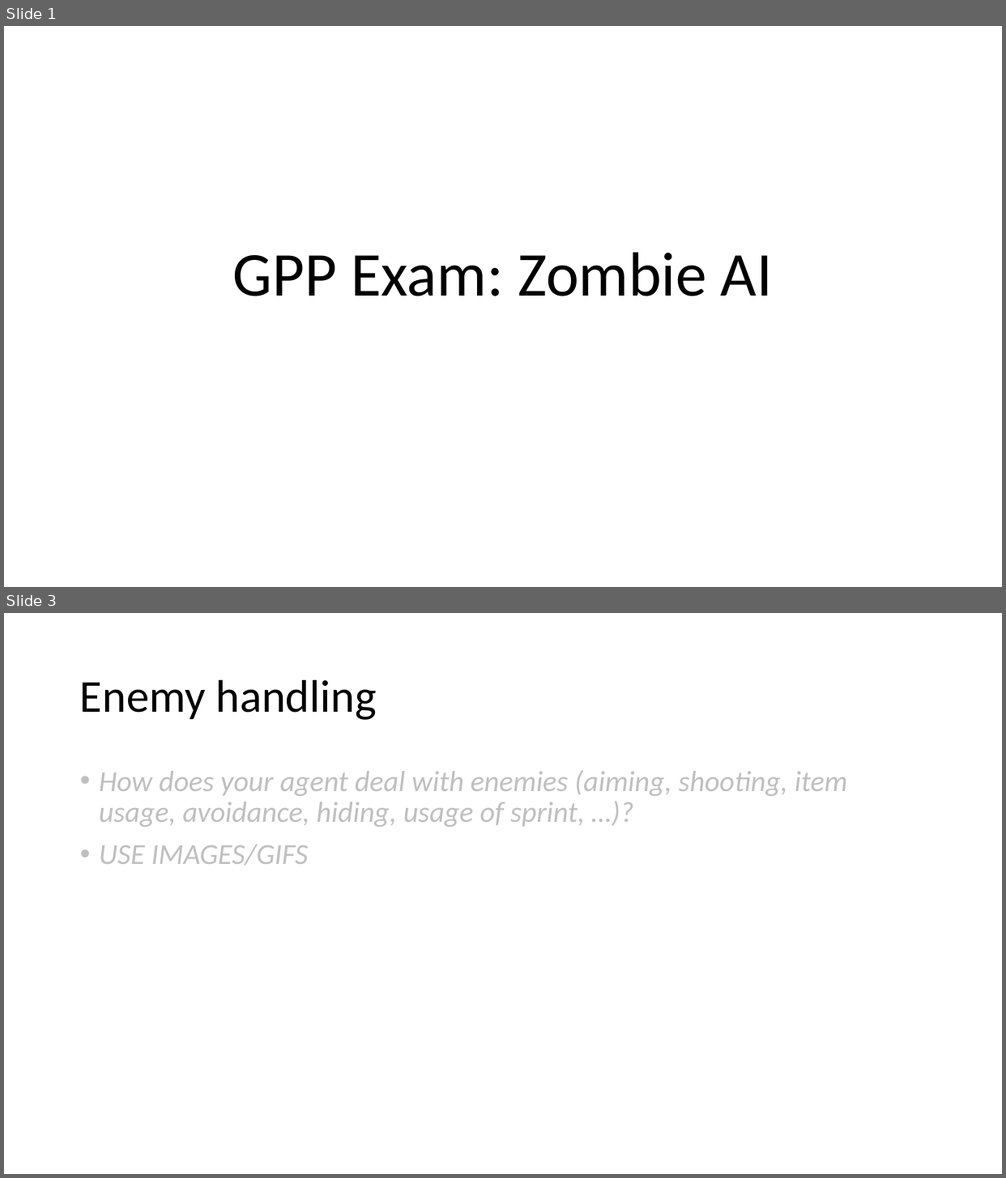
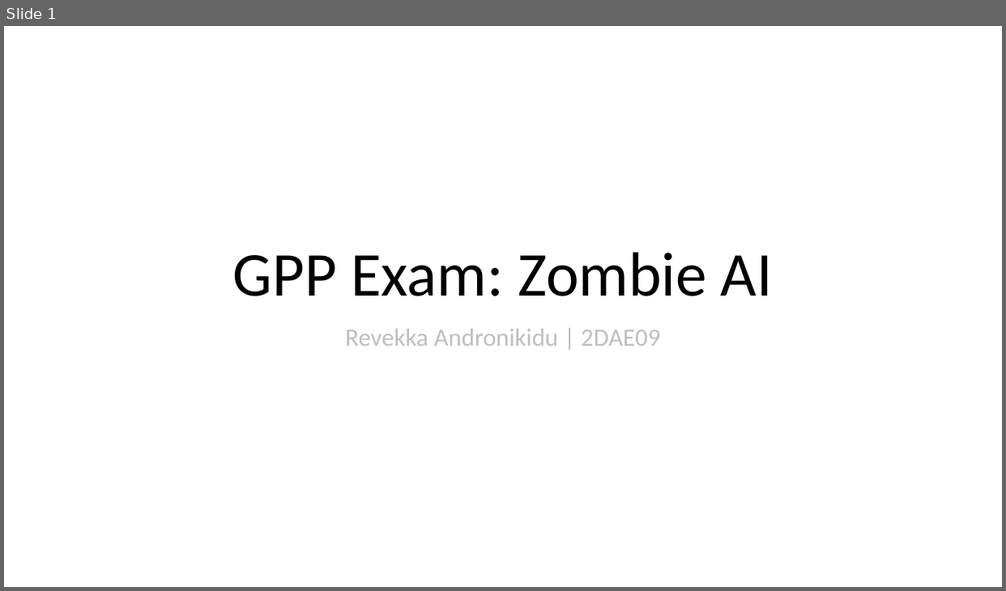
Before and after one commit to revekka-andronikidu/ZombieAISurvivalGame, a slide deck: GPP_ZombieAI_LastNameFirstName_2DAEXX.pptx. Shown one above the other, each under a label of ours: slides 1 and 3 before the commit, slide 1 after it; the slides between them are not shown. The pictures are 1006x1178 and 1006x591 pixels, drawn with LibreOffice and Linux fonts; fonts in the diff are those of the drawing. Boxes give left, top, right and bottom in pixels: in the first picture for what was removed or moved away, otherwise in the second. Text is boxed around its words. In the diff, an @@ line names an element or a change of style, - is before the commit and + after.

```diff
--- a/GPP_ZombieAI_LastNameFirstName_2DAEXX.pptx
+++ b/GPP_ZombieAI_LastNameFirstName_2DAEXX.pptx
@@ slide 3 removed at [4,613,1002,1174], background #FFFFFF @@
@@ title removed at [80,679,377,720] @@
-Enemy handling
@@ text removed at [99,770,847,865] @@
-• How does your agent deal with enemies (aiming, shooting, item usage, avoidance, hiding, usage of sprint, …)?
-• USE IMAGES/GIFS
@@ slide 1 changed as well @@
@@ subtitle added at [345,329,660,346], 24 pt, text #BFBFBF @@
+Revekka Andronikidu | 2DAE09
```
Also in this commit, not shown: 3 other slides changed, 3 slides added, 2 other slides removed, 13 other files.
